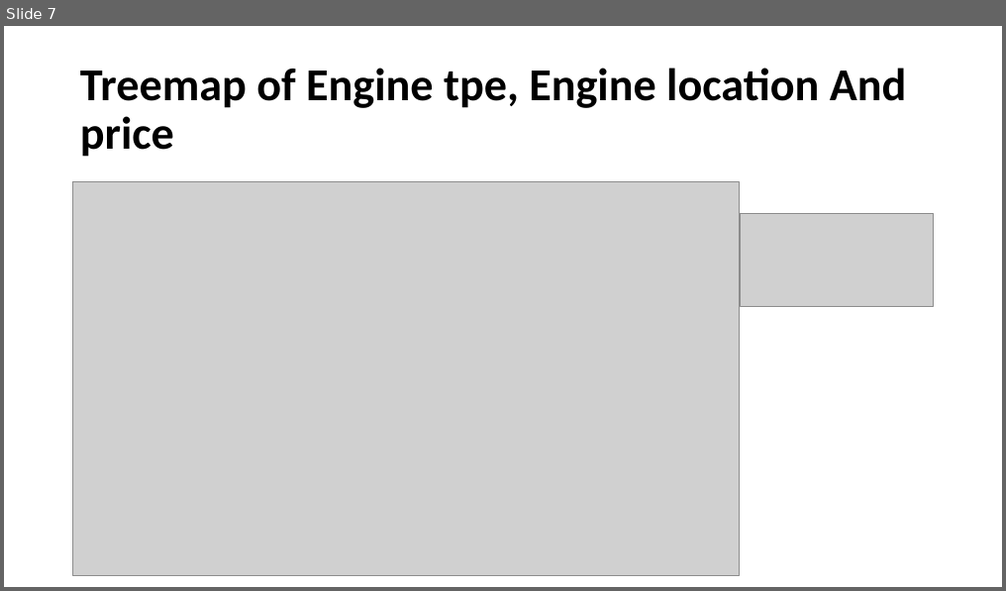
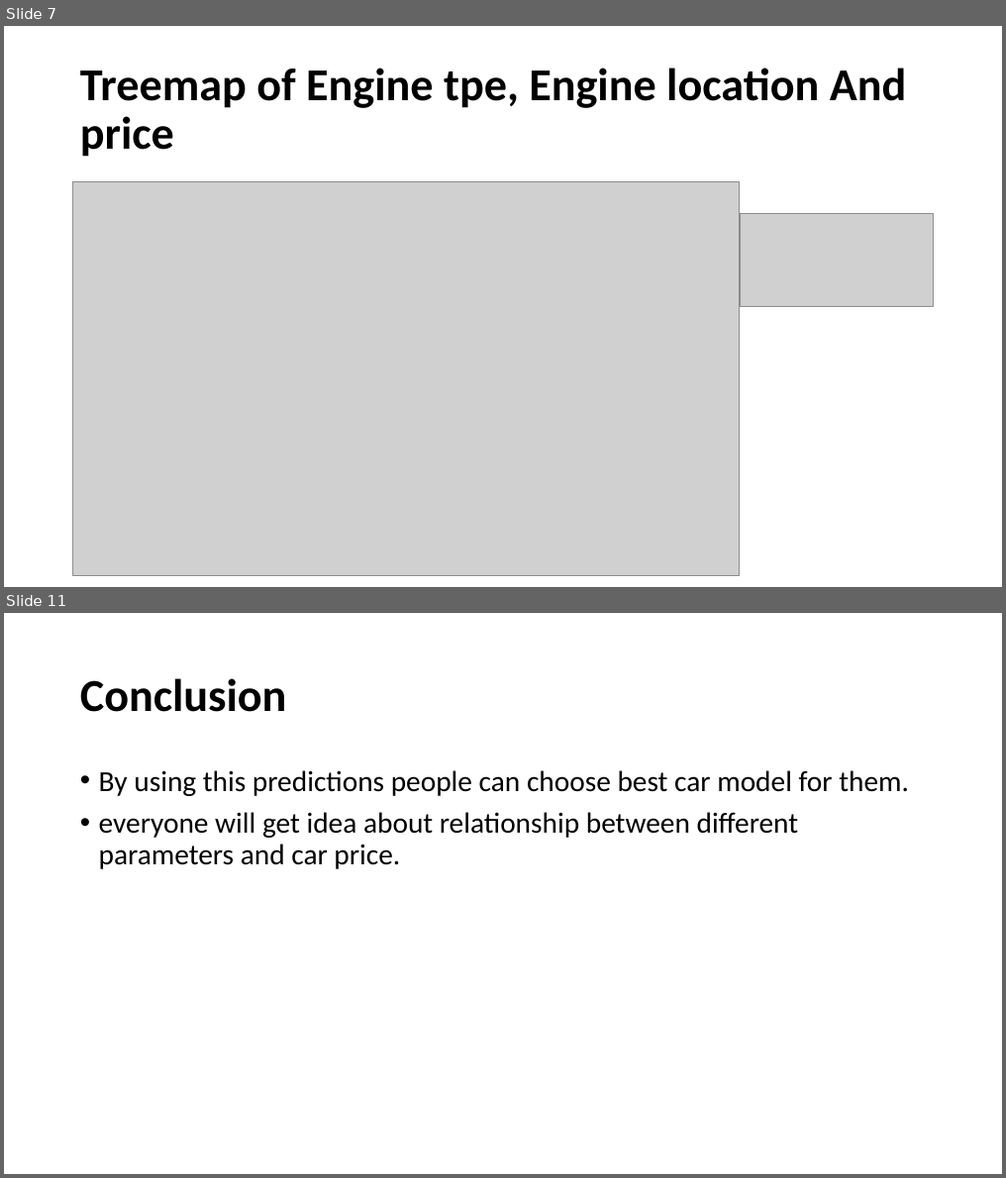
Before and after one commit to Chetangavali/Project, a slide deck: Prediction of Car Price.pptx. Shown one above the other, each under a label of ours: slide 7 before the commit, slides 7 and 11 after it; the slides between them are not shown. The pictures are 1006x591 and 1006x1178 pixels, drawn with LibreOffice and Linux fonts; fonts in the diff are those of the drawing; grey boxes stand for pictures. Boxes give left, top, right and bottom in pixels: in the first picture for what was removed or moved away, otherwise in the second. Text is boxed around its words. In the diff, an @@ line names an element or a change of style, - is before the commit and + after.

```diff
--- a/Prediction of Car Price.pptx
+++ b/Prediction of Car Price.pptx
@@ slide 11 added at (4, 613, 1002, 1174), background #FFFFFF @@
@@ title added at (80, 678, 287, 712), 44 pt, text #000000, bold @@
+Conclusion
@@ text added at (99, 770, 909, 869), 28 pt, text #000000 @@
+• By using this predictions people can choose best car model for them.
+• everyone will get idea about relationship between different parameters and car price.
```
Also in this commit, not shown: 4 other slides added.
